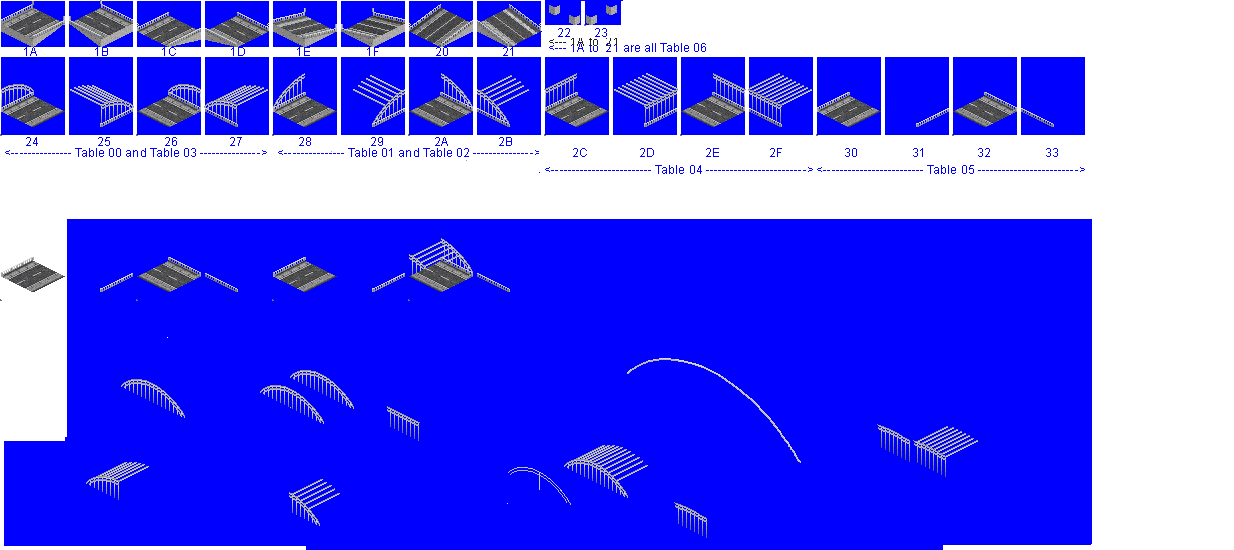
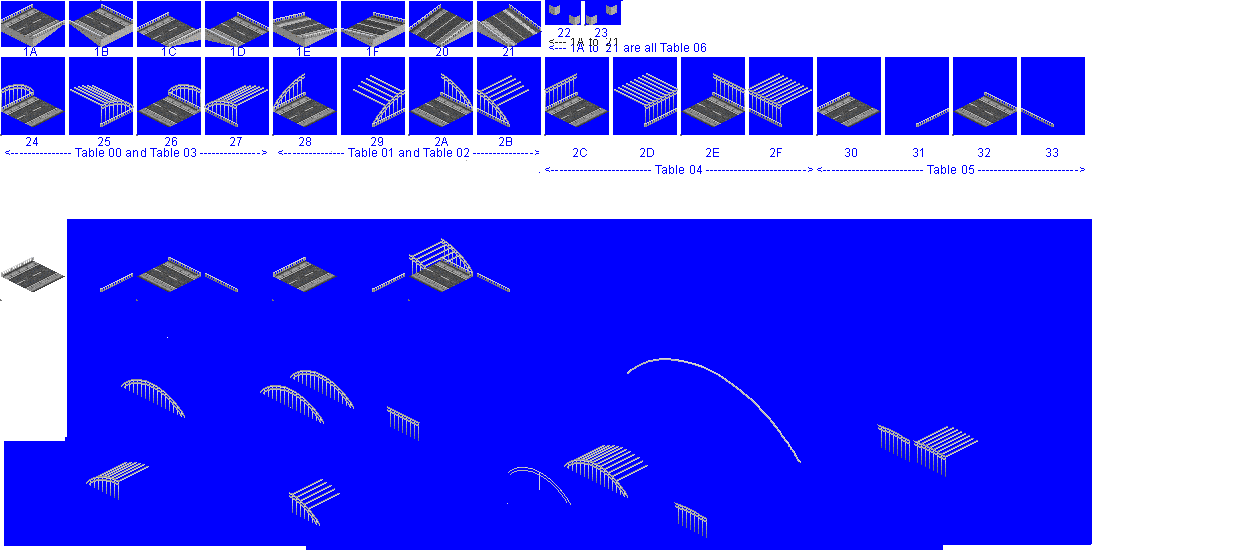
The second 1234 × 550 image is a revision of the first. Changes to its layers:
painted on "roadbase" over [1,1,541,47]
